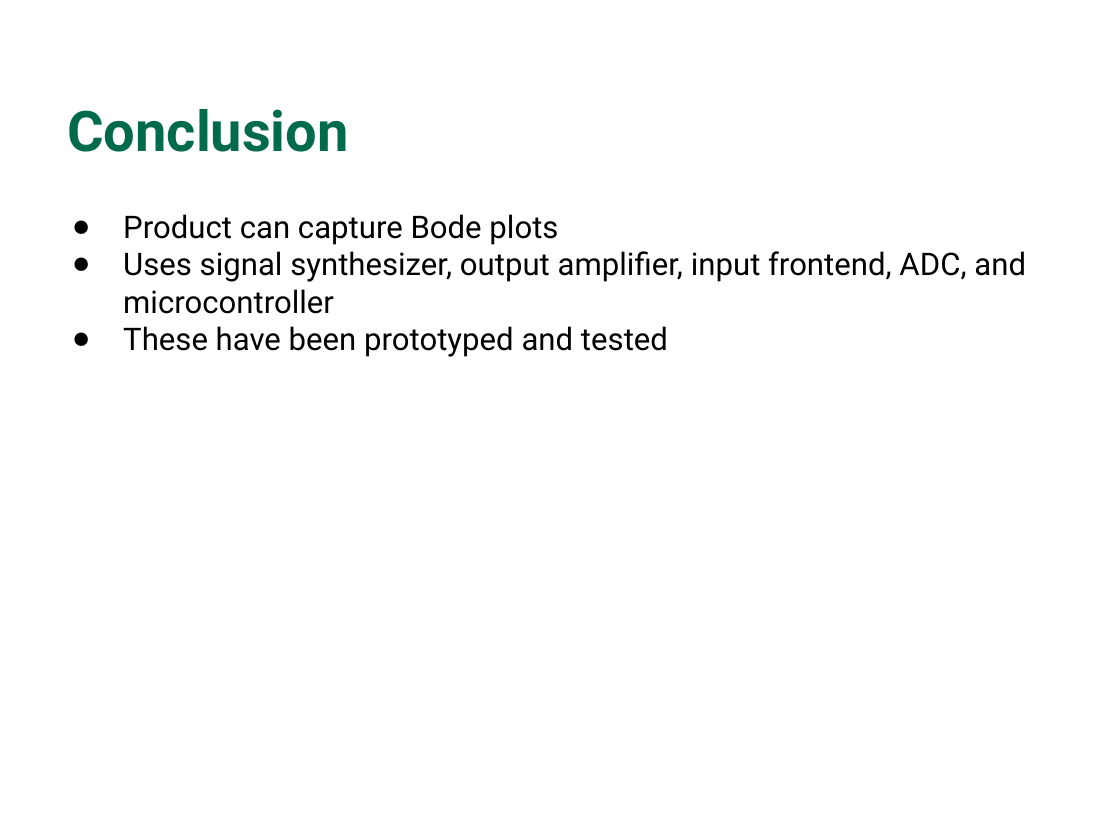
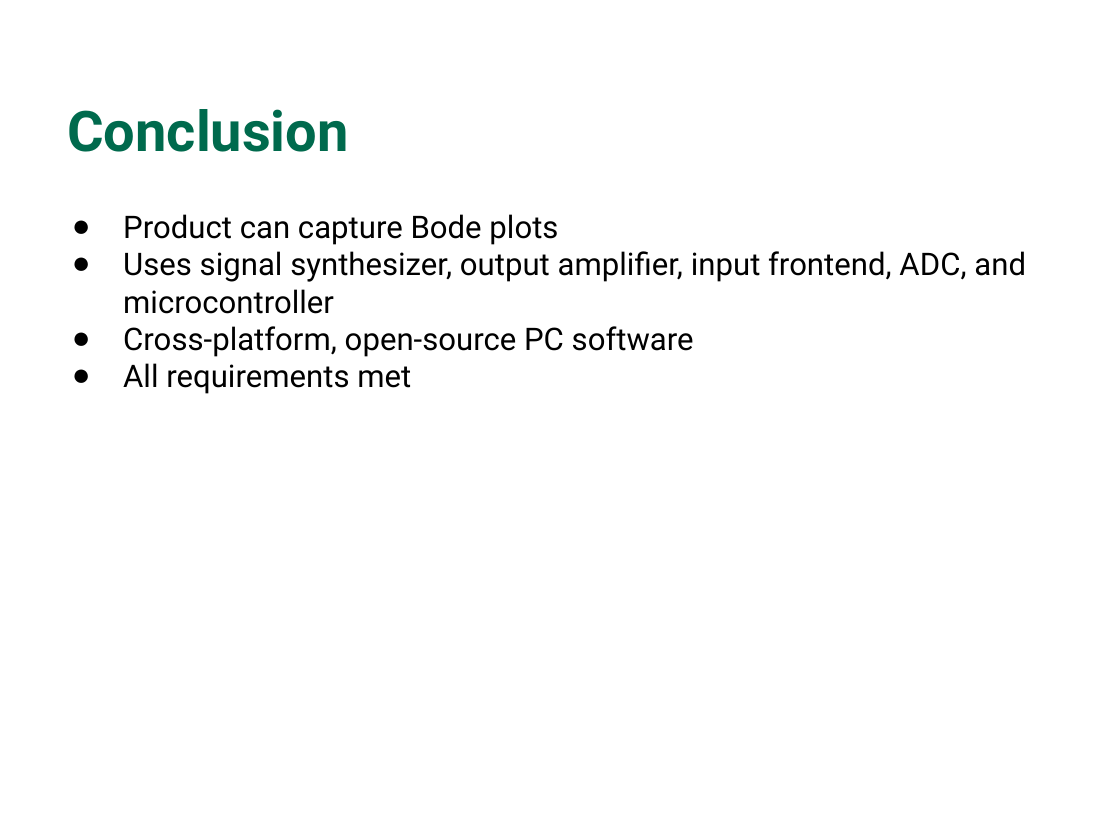
Before and after one commit to WCP52/docs, a slide deck: slide 20 of official/pres/Presentation.odp. Drawn at 1120x840 pixels with LibreOffice and Linux fonts; fonts in the diff are those of the drawing; background and template pictures are left out. Boxes give left, top, right and bottom in pixels: in the first picture for what was removed or moved away, otherwise in the second. Text is boxed around its words. In the diff, an @@ line names an element or a change of style, - is before the commit and + after.

```diff
--- a/official/pres/Presentation.odp
+++ b/official/pres/Presentation.odp
@@ text at [123, 326, 694, 394]: text changed @@
-● These have been prototyped and tested
+● Cross-platform, open-source PC software
+● All requirements met
```
Also in this commit, not shown: 5 other slides changed, 1 slide added, 1 slide removed.
